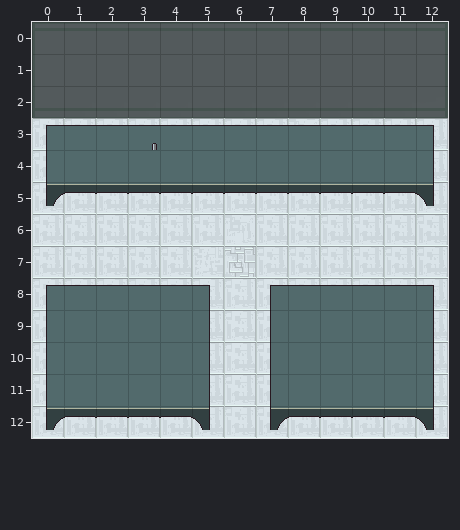
One commit to this Tiled map: android/assets/ProgBotsLevel4.tmx. Above: the version before the commit.
Cells are 32x32 px. Shown: x 0..12, y 0..12.
Once edited:
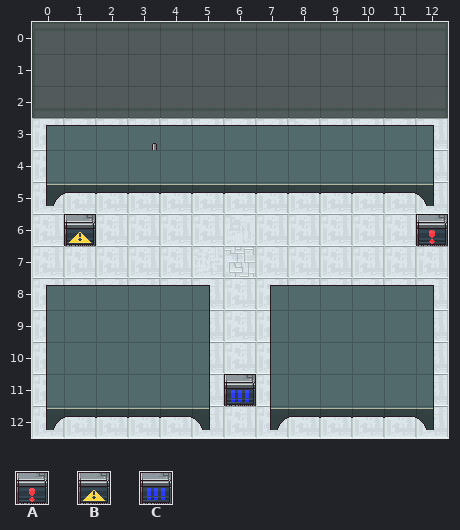
Key: from "ProgBotsFinalTileSet": A 75, B 139, C 140.
_ is an empty cell.
The exact change:
Layer "AlavancasDesenho":
Tile A now appears in row 6 at x 12.
Tile B now appears in row 6 at x 1.
Tile C now appears in row 11 at x 6.
Pixel boxes of the changes (left, top, right, bottom) in both pictures:
added: (64, 214, 96, 246)
added: (416, 214, 448, 246)
added: (224, 374, 256, 406)
